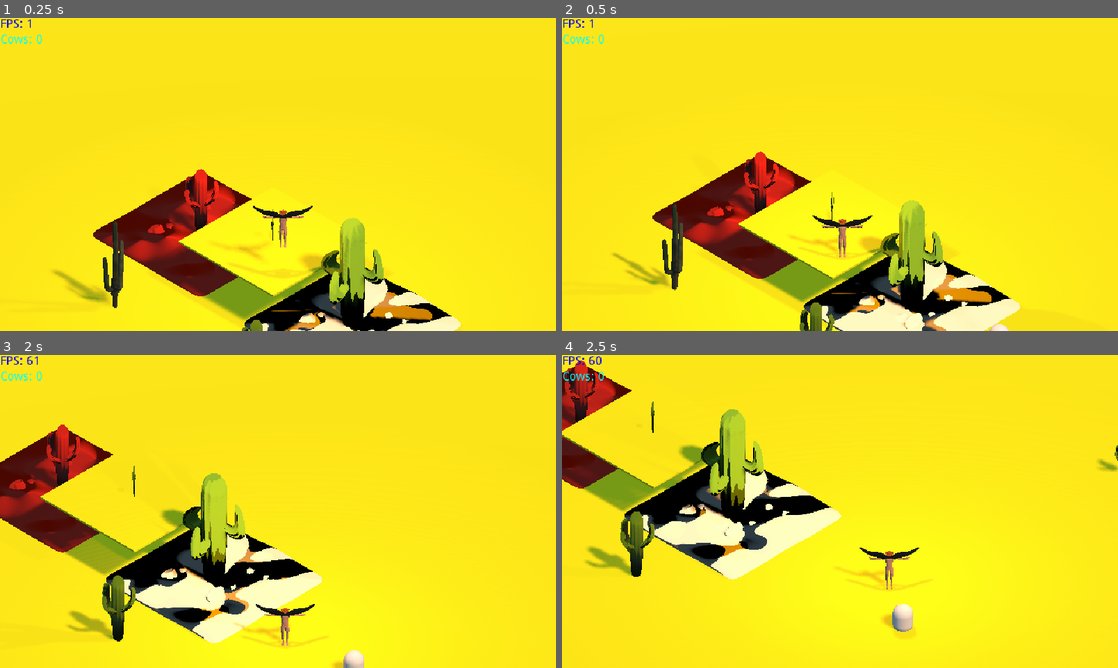
Above: before the commit, frames 1-4 (two rows, left to right).
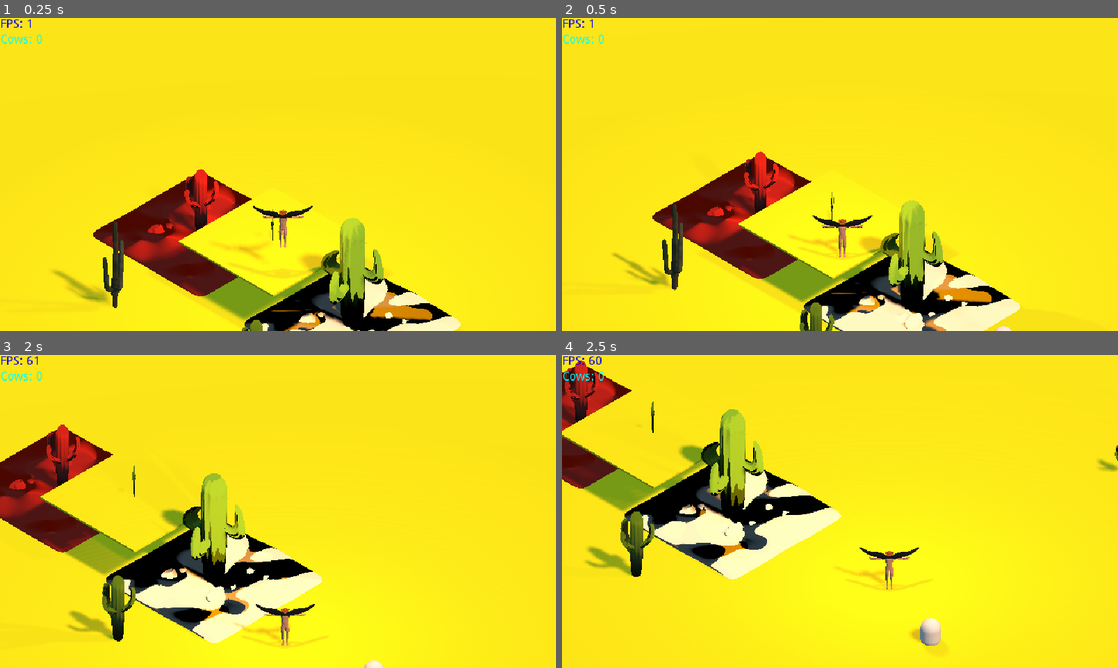
Above: after the commit, the same moments.

Repository: Wharfiggle/GRAZER
Game: Godot game, scene res://Levels/Level.tscn
Two runs of this game, one before a commit and one after it. Both use one fixed random seed, a clock stepped at 60 frames per second and the inputs below.
Inputs:
- Up to frame 1 (0.25 s): no input
- Up to frame 2 (0.5 s): no input
- Up to frame 3 (2 s): hold Right (ui_right) 0.53-1.28 s; tap Q (Follow Wait) at 0.6 s; tap Space (jump) at 0.77, 1.52 s; hold Down (ui_down) from 1.28 s (still down); tap O (cowParty) at 1.35 s
- Up to frame 4 (2.5 s): release Down (ui_down) at 2.03 s; hold Right (ui_right) from 2.03 s (still down); tap Shift (dodge) at 2.1 s

Frame 1 is identical in both runs. In frame 2, less than 0.1% of the frame differs, in the area x 76-81%, y 97-100%; in frame 3, 0.3%; in frame 4, 0.7%, in the area x 57-69%, y 79-93%.
Error in both runs: Attempt to call function 'get_overlapping_bodies' in base 'null instance' on a null instance. (res://Scripts/Ball.gd:107)

Commit message:
Started cowPursuit enemy AI

Diff:
--- a/Grazer/Herd.gd
+++ b/Grazer/Herd.gd
@@ -44,6 +44,19 @@
 
 func getCows() -> Array:
 	return cows
+
+#Returns the cow closest to parameter translation
+func getClosestCow(loc) -> Node:
+	var closestCow
+	var distance = 100000.0
+	if(numCows <= 0):
+		return null
+	for c in cows:
+		if(closestCow.translation.distanceTo(loc) < distance):
+			closestCow = c
+			distance = closestCow.translation.distanceTo(loc)
+
+	return closestCow
 
 func addCow(cow):
 	cows.append(cow)
--- a/Grazer/Scripts/Enemy.gd
+++ b/Grazer/Scripts/Enemy.gd
@@ -1,20 +1,18 @@
 extends KinematicBody
 
-export (NodePath) var targetNodePath = "../Ball"
-export (float) var followDistance = 10
-var targetPos = Vector3(0,0,0)
-var player
-var velocity = Vector3(0, 0, 0)
+onready var player = get_node("../Ball")
+onready var nav = get_node("/root/Level/Navigation")
 
 var maxHealth = 10.0
 var health = maxHealth
 
+var targetPos = Vector3(0,0,0)
+var targetCow
 var path = []
 var pathNode = 0
-var baseSpeed = 3
+var baseSpeed = 4
 var speed = 1.0
-#onready var nav = get_parent()
-onready var nav = get_node("/root/Level/Navigation")
+var followDistance = 10
 
 var currentMode = "pursuit"
 var marauderType = "gunman" #thief or gunman
@@ -25,12 +23,10 @@
 export (float) var dragRange = 4.0
 
 # Called when the node enters the scene tree for the first time.
-func _ready():
-	player = get_node(targetNodePath)
+#func _ready():
 
 # Called every frame. 'delta' is the elapsed time since the previous frame.
 #func _process(delta):
-
 
 #Called at set time intervals, delta is time elapsed since last call
 func _physics_process(delta):
@@ -42,9 +38,6 @@
 			currentMode = "flee"
 		elif(currentMode == "flee"):
 			currentMode = "idle"
-
-
-
 
 	match[currentMode]: #Essentially a switch statement
 		["idle"]:
@@ -79,6 +72,7 @@
 			else:
 				draggedCow.stopDragging()
 				draggedCow = null
+
 	#stay within dragRange of dragged cow
 	if(draggedCow != null):
 		var cowVector = Vector2(
@@ -95,8 +89,7 @@
 
 func idle():
 	#Marauder sits still, maybe makes occasional random movements
-	print("Idle mode")
-
+	targetPos = translation
 
 func circle():
 	#Marauder circles around the herd. If marauderType is theif, it should
@@ -111,6 +104,9 @@
 	#If marauderType is gunman, they attempt to shoot the cowboy.
 	targetPos = player.global_transform.origin
 
+	#Slows down when getting close to follow distance
+	#If closer than follow distance, back up
+	#If closer than half of follow distance, panic and flee
 	var spacing = global_transform.origin.distance_to(player.global_transform.origin)
 	if(spacing < followDistance + 3 and spacing > followDistance):
 		#Slowing down when getting close
@@ -137,11 +133,19 @@
 	elif(speed < 1):
 		speed = 1
 
-
 func cowPursuit():
 	#Marauder runs towards closest cow and attempts to lasso when in range
 	#If successful, or cowboy gets too close, the marauder switches to flee mode.
-	print("Cow pursuit mode")
+	if(herd == null):
+			herd = get_node(NodePath("/root/Level/Herd"))
+			if(herd == null):
+				return
+
+	#TODO figure out how to call getClosestCow
+#	if(targetCow == null):
+#		targetCow = herd.getClosestCow(translation)
+
+	targetPos = targetCow.translation
 
 
 func flee():
